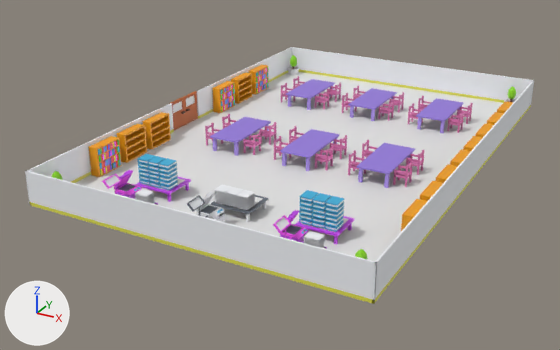
The FBX model Assets/Models/01_Environment/2_Library.fbx: old version first, new version second.
Both versions are drawn from a 50 mm camera at (50.1, -31.6, 18.4) aimed at (28.3, 7.9, -1.4). Every picture has the same lights, and +X, +Y and +Z are marked at lower left. Where no turn or scale is listed for an object, it has been applied to the vertices. Vertices at the same position are counted once.
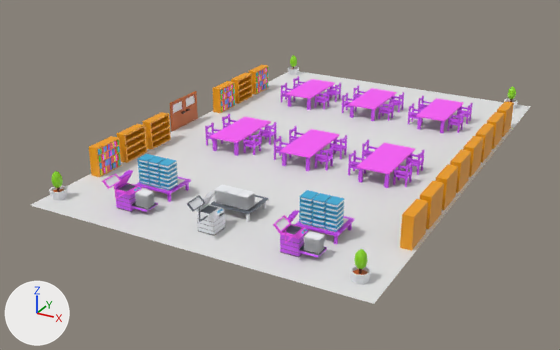
Edits to the scene script, one JSON object a line:
```json
{"block": "me_cube_040", "where": "me_cube_040.from_pydata(...)  # 80 vertices, 52 faces; spans x -0.425..0.375, y -0.3..0.5, z 0.0..1.3"}
{"block": "me_cube_040", "where": "# used by ob_chair_table_079; parent = ob_0_chair_table_049; location = (1.3, 0.85, 0.0); rotation_euler = (0.0, 0.0, -1.571), in degrees (0, 0, -90)"}
{"block": "me_cube_040", "change": "me_cube_040 part 1: texture (UV) coordinates of 52 of 52 faces, centred in x -0.425..0.375, y -0.3..0.5, z 0.25..1.3, changed; they spanned u 0.68..0.73, v 0.77..0.83 and now span u 0.91..0.97, v 0.67..0.72"}
{"block": "me_cube_039", "where": "me_cube_039.from_pydata(...)  # 40 vertices, 22 faces; spans x -1.0..1.0, y -2.25..1.95, z 0.0..1.0"}
{"block": "me_cube_039", "where": "# used by ob_0_chair_table_050; location = (35.2, 18.55, 0.0)"}
{"block": "me_cube_039", "change": "me_cube_039 part 2: texture (UV) coordinates of 22 of 22 faces, centred in x -1.0..1.0, y -2.25..1.95, z 0.45..1.0, changed; they spanned u 0.81..0.97, v 0.76..0.84 and now span u 0.81..0.97, v 0.64..0.72"}
{"op": "remove", "block": "ob_1_fotocopy", "code": ["ob_1_fotocopy = bpy.data.objects.new('1_Fotocopy', me_cube_045)", "ob_1_fotocopy.location = (0.0, 0.0, 0.0)"]}
```

Location of each change, (x1, y1, x2, y2) in pixels of the pictures (560 x 350 px):
```json
{"object": "1_Fotocopy", "change": "deleted", "before": [25, 47, 534, 304]}
{"part": 1, "of": "me_cube_040", "change": "surface changed", "before": [205, 76, 472, 187], "after": [205, 76, 472, 187], "on screen": "pink to purple"}
{"part": 2, "of": "me_cube_039", "change": "surface changed", "before": [210, 79, 464, 188], "after": [210, 79, 464, 188], "on screen": "purple to pink"}
{"object": "0_Shelf.029", "change": "unchanged, uncovered by the edit", "before": [401, 199, 427, 231], "after": [400, 199, 428, 251]}
```
